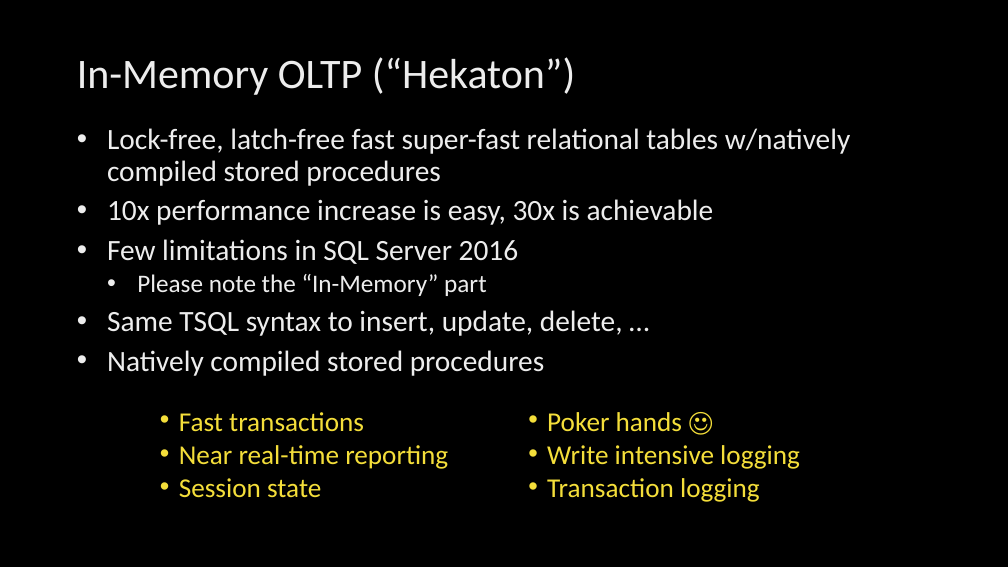
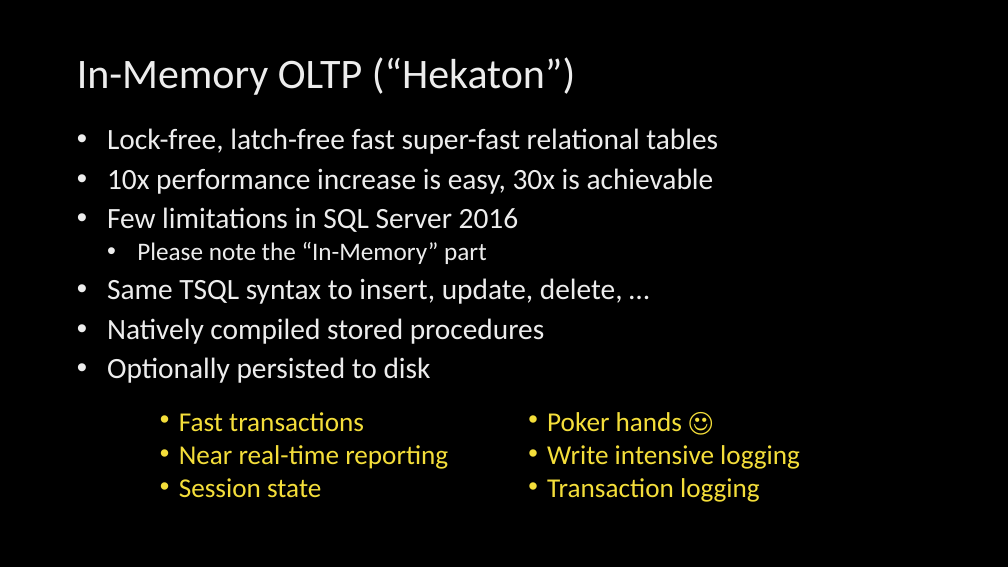
Before and after one commit to billgraziano/kcdc2018, a slide deck: slide 3 of ppt/4. Design Tips/Design Tips.pptx. Drawn at 1008x567 pixels with LibreOffice and Linux fonts; fonts in the diff are those of the drawing; background and template pictures are left out. Boxes give left, top, right and bottom in pixels: in the first picture for what was removed or moved away, otherwise in the second. Text is boxed around its words. In the diff, an @@ line names an element or a change of style, - is before the commit and + after.

```diff
--- a/ppt/4. Design Tips/Design Tips.pptx
+++ b/ppt/4. Design Tips/Design Tips.pptx
@@ text at [107,128,718,154]: text changed @@
-• Lock-free, latch-free fast super-fast relational tables w/natively compiled stored procedures
+• Lock-free, latch-free fast super-fast relational tables
@@ text at [107,357,431,383]: paragraph added @@
+• Optionally persisted to disk
```
Also in this commit, not shown: 7 other slides changed, 1 slide removed, 13 other files.
